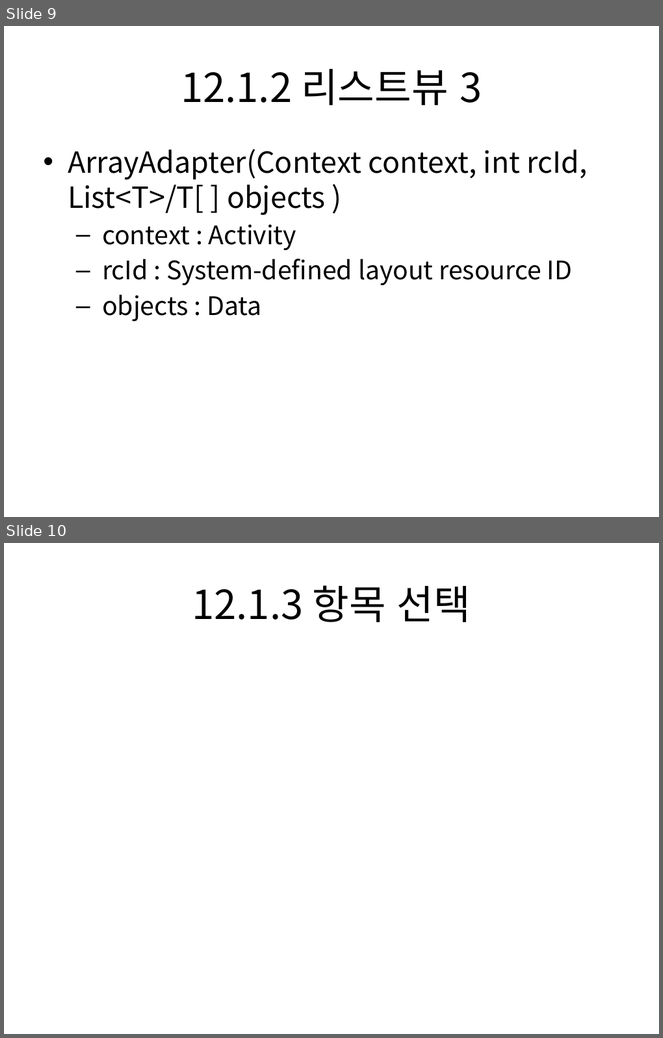
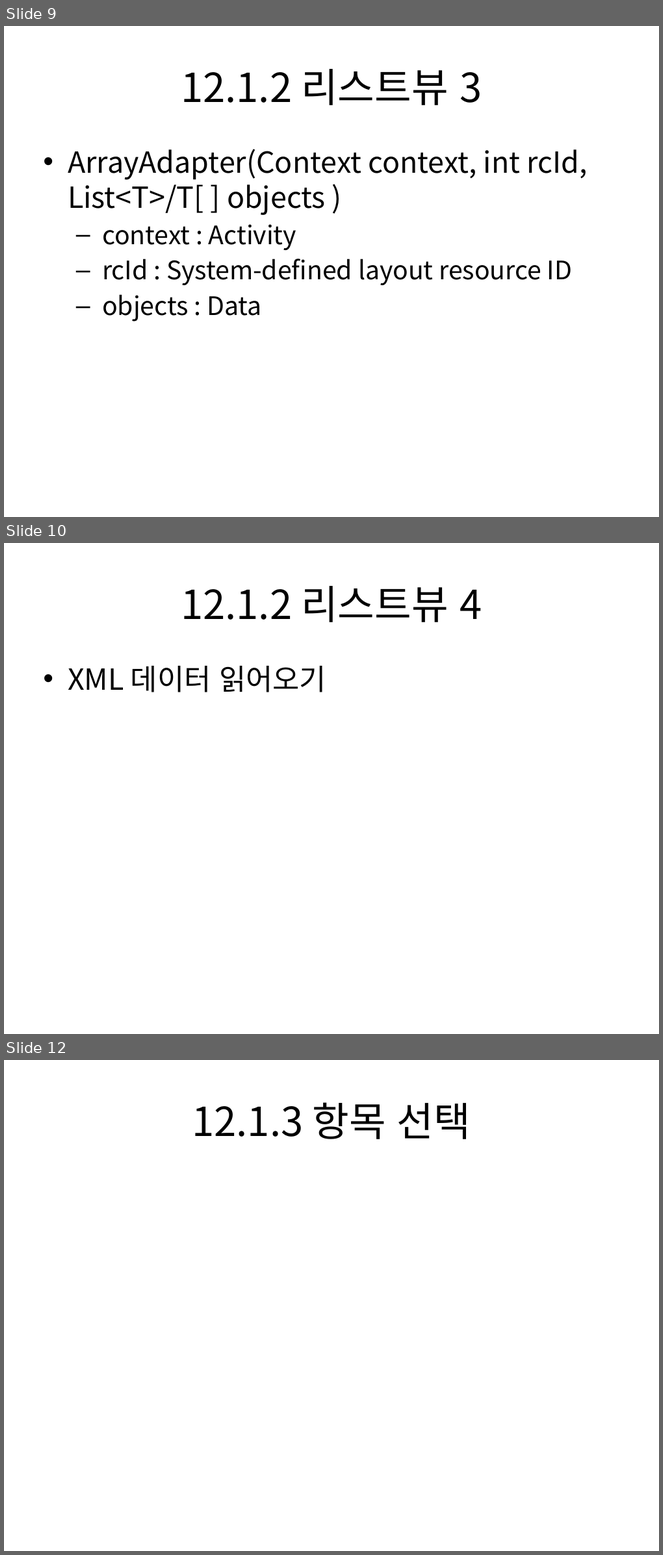
Before and after one commit to dummyFirst/NHK_Japanese, a slide deck: Android/안드로이드 프로그래밍 정복/Chapter12 어댑터뷰.pptx. Shown one above the other, each under a label of ours: slides 9 and 10 before the commit, slides 9, 10 and 12 after it; the slides between them are not shown. The pictures are 663x1038 and 663x1555 pixels, drawn with LibreOffice and Linux fonts; fonts in the diff are those of the drawing. Boxes give left, top, right and bottom in pixels: in the first picture for what was removed or moved away, otherwise in the second. Text is boxed around its words. In the diff, an @@ line names an element or a change of style, - is before the commit and + after.

Commit message:
Add

```diff
--- a/Android/안드로이드 프로그래밍 정복/Chapter12 어댑터뷰.pptx
+++ b/Android/안드로이드 프로그래밍 정복/Chapter12 어댑터뷰.pptx
@@ slide 10 added at <box>4,543,659,1034</box>, background #FFFFFF @@
@@ title added at <box>181,586,482,622</box>, 44 pt, text #000000 @@
+12.1.2 리스트뷰 4
@@ text added at <box>68,666,326,693</box>, 32 pt, text #000000 @@
+• XML 데이터 읽어오기
@@ what was slide 10 is now slide 12 @@
```
Also in this commit, not shown: 1 other slide added.
